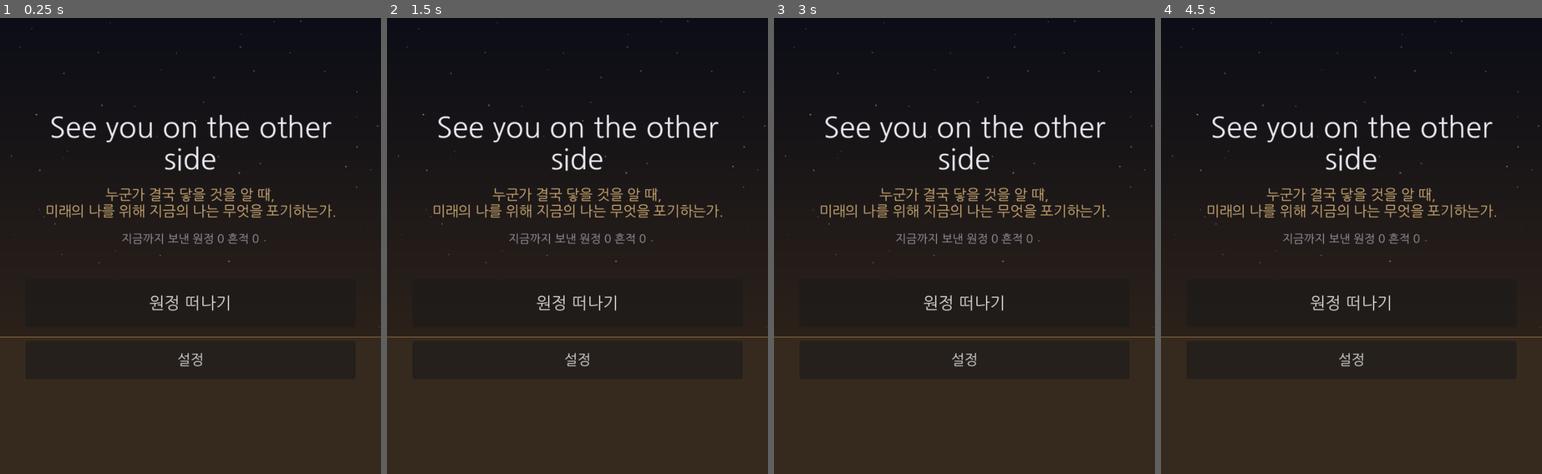
Above: before the commit, frames 1-4 (left to right).
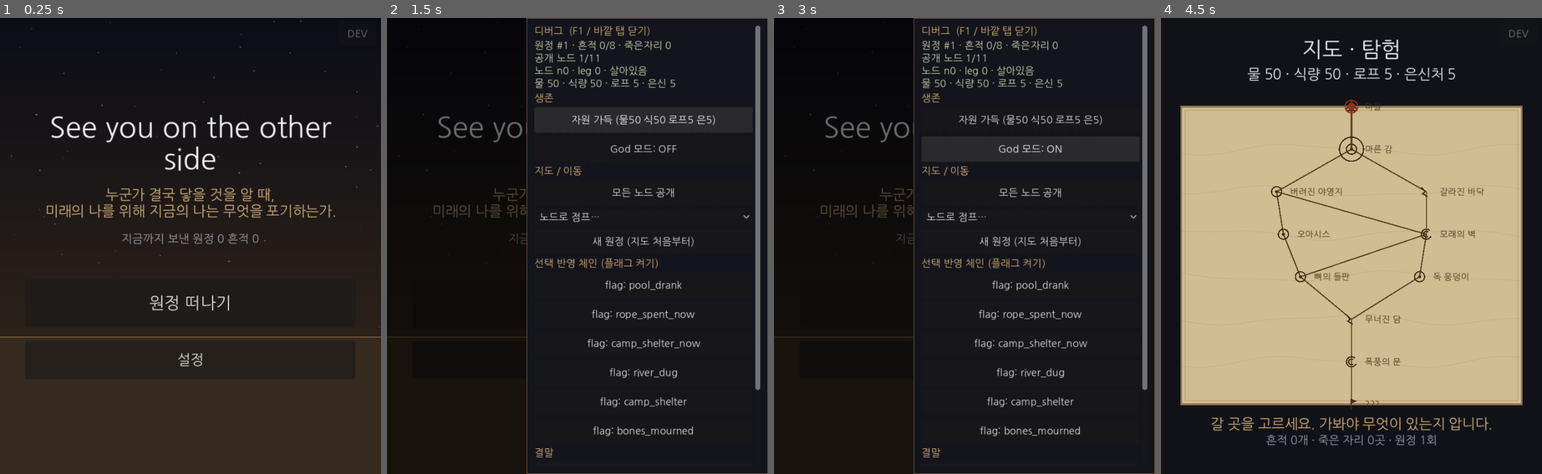
Above: after the commit, the same moments.

Repository: soomin007/Otherside
Game: Godot game, scene res://scenes/main.tscn
Same seed, same stepped clock (60 frames per second), same inputs: the game is played once before the commit and once after it.
Inputs (mouse positions are in pixels of both pictures, inside the frame that each line leads up to):
- Up to frame 1 (0.25 s): no input
- Up to frame 2 (1.5 s): click (745, 31) at 0.5 s, where only the run after the commit has a clickable "DEV"; click (642, 109) at 1.25 s, where only the run after the commit has a clickable "자원 가득 (물50 식50 로프5 은5)"
- Up to frame 3 (3 s): click (1029, 118) at 2 s, where only the run after the commit has a clickable "자원 가득 (물50 식50 로프5 은5)"; click (1029, 150) at 2.75 s, where only the run after the commit has a clickable "God 모드: OFF"
- Up to frame 4 (4.5 s): click (1416, 150) at 3.5 s, where only the run after the commit has a clickable "God 모드: ON"; click (1416, 191) at 4.25 s, where only the run after the commit has a clickable "모든 노드 공개"

The runs differ from the first frame. In frame 1, less than 0.1% of the frame differs, in the area x 91-97%, y 2-5%; in frame 2, 31%; in frame 3, 31%; in frame 4, 77%, in the area x 0-100%, y 0-100%.

Commit message:
feat(tools): 밸런스 시뮬레이터 + 디버그 오버레이 (플레이테스트 도구)
- tests/balance_sim.gd: 순수 core 로 원정 수천 판 시뮬(정책 3종) → 런 길이·end 도달률·
  사인 분해·노드 도달·콘텐츠 커버리지 + 시작 물 스윕 리포트. -s 실행, 밸런스 수치 바꿔 정량 비교
- scripts/ui/DebugOverlay.gd: autoload Debug(CanvasLayer). DEV버튼/F1로 열어 자원가득·God·
  노드공개/점프·플래그·재회임계·초기화. 기존 UI 씬 미터치(위에 얹힘), ENABLED=false로 끔
- project.godot: Debug autoload 등록. 00_START_HERE §8: 두 도구 실행법
- 시뮬 발견(사용자 확인): end 도달 0%(재회·후반 콘텐츠 도달 불가), 사인 거의 갈증(식량 과잉)
- 검증: import exit 0, balance_sim 리포트 정상, Debug autoload 부팅 에러 0

Co-Authored-By: Claude Opus 4.8 (1M context) <noreply@anthropic.com>
Claude-Session: https://claude.ai/code/session_01FEEBRxeh37XNXJ8bnLywwm

Diff:
--- a/project.godot
+++ b/project.godot
@@ -19,6 +19,7 @@
 [autoload]
 
 GameState="*res://scripts/GameState.gd"
+Debug="*res://scripts/ui/DebugOverlay.gd"
 
 [gui]
 
--- /dev/null
+++ b/scripts/ui/DebugOverlay.gd
@@ -0,0 +1,250 @@
+extends CanvasLayer
+
+## 디버그 오버레이 — 모든 화면 위에 뜨는 개발용 도구(autoload). 직접 플레이테스트할 때
+## "필요한 부분만" 빠르게 세팅한다: 자원 채우기·불사·노드 공개/점프·플래그·재회 임계·초기화.
+##
+## 왜 autoload CanvasLayer 인가: 기존 UI 씬(Main/Map/Expedition/Loadout)을 하나도 안 건드리고
+## 그 위에 얹혀 GameState/current_run(공개 상태)을 조작한다. 씬 갱신이 필요한 동작은 GameState 라우팅으로 새로 그린다.
+##
+## 끄기: 배포 정식 빌드에서 안 보이게 하려면 ENABLED = false. (기본 true — 플레이테스트 편의)
+## 여는 법: 오른쪽 위 "DEV" 버튼 탭(폰) / 데스크톱은 F1.
+## 제약: -s(헤드리스 스크립트)엔 autoload 가 안 뜨므로 시뮬/테스트와 무간섭. UI 미감은 실기기에서 확인.
+
+const ENABLED: bool = true
+
+## 원터치로 켤 런 플래그(선택 반영 체인 테스트용). 같은 런(sets)+영속(sets_persist) 둘 다 켠다.
+const TEST_FLAGS: Array = ["pool_drank", "rope_spent_now", "camp_shelter_now", "river_dug", "camp_shelter", "bones_mourned"]
+
+var _panel: Control
+var _state: Label
+var _god: bool = false
+var _god_btn: Button
+var _tick: float = 0.0
+
+func _ready() -> void:
+	if not ENABLED:
+		return
+	layer = 128  # 게임 UI 위
+	process_mode = Node.PROCESS_MODE_ALWAYS
+	_build()
+	_panel.visible = false
+	_refresh_state()
+
+func _input(event: InputEvent) -> void:
+	if not ENABLED:
+		return
+	if event is InputEventKey and event.pressed and event.keycode == KEY_F1:
+		_toggle()
+
+func _process(delta: float) -> void:
+	if not ENABLED:
+		return
+	# God 모드 — 매 프레임 물/식량을 바닥 위로 유지(Map 의 step 이 0 으로 못 떨어뜨림).
+	var run: ExpeditionRun = GameState.current_run
+	if _god and run != null and run.alive:
+		if run.get_res("water") < 40:
+			run.resources["water"] = 40
+		if run.get_res("food") < 40:
+			run.resources["food"] = 40
+	# 패널 열려 있으면 상태 라벨 주기 갱신
+	if _panel != null and _panel.visible:
+		_tick += delta
+		if _tick >= 0.3:
+			_tick = 0.0
+			_refresh_state()
+
+# --- UI 구성 ---
+
+func _build() -> void:
+	var root := Control.new()
+	root.set_anchors_preset(Control.PRESET_FULL_RECT)
+	root.mouse_filter = Control.MOUSE_FILTER_IGNORE
+	add_child(root)
+
+	# 여는 버튼 (오른쪽 위 구석)
+	var toggle := Button.new()
+	toggle.text = "DEV"
+	toggle.modulate = Color(1, 1, 1, 0.5)
+	toggle.set_anchors_preset(Control.PRESET_TOP_RIGHT)
+	toggle.offset_left = -66.0
+	toggle.offset_right = -8.0
+	toggle.offset_top = 6.0
+	toggle.offset_bottom = 44.0
+	toggle.pressed.connect(_toggle)
+	root.add_child(toggle)
+
+	# 패널 (반투명 배경 + 오른쪽 스크롤 컬럼)
+	_panel = Control.new()
+	_panel.set_anchors_preset(Control.PRESET_FULL_RECT)
+	_panel.mouse_filter = Control.MOUSE_FILTER_STOP
+	root.add_child(_panel)
+
+	var scrim := ColorRect.new()
+	scrim.color = Color(0, 0, 0, 0.55)
+	scrim.set_anchors_preset(Control.PRESET_FULL_RECT)
+	scrim.mouse_filter = Control.MOUSE_FILTER_STOP
+	scrim.gui_input.connect(_on_scrim_input)
+	_panel.add_child(scrim)
+
+	var box := PanelContainer.new()
+	box.set_anchors_preset(Control.PRESET_RIGHT_WIDE)
+	box.offset_left = -380.0
+	var sb := StyleBoxFlat.new()
+	sb.bg_color = Color(0.08, 0.08, 0.11, 0.98)
+	sb.border_color = Color(0.5, 0.4, 0.25)
+	sb.set_border_width_all(1)
+	sb.set_content_margin_all(12)
+	box.add_theme_stylebox_override("panel", sb)
+	_panel.add_child(box)
+
+	var scroll := ScrollContainer.new()
+	box.add_child(scroll)
+	var col := VBoxContainer.new()
+	col.add_theme_constant_override("separation", 6)
+	col.custom_minimum_size = Vector2(344, 0)
+	scroll.add_child(col)
+
+	_add_title(col, "디버그  (F1 / 바깥 탭 닫기)")
+	_state = Label.new()
+	_state.autowrap_mode = TextServer.AUTOWRAP_WORD_SMART
+	_state.add_theme_color_override("font_color", Color(0.8, 0.85, 0.7))
+	col.add_child(_state)
+
+	_add_title(col, "생존")
+	_add_btn(col, "자원 가득 (물50 식50 로프5 은5)", _fill_resources)
+	_god_btn = _add_btn(col, "God 모드: OFF", _toggle_god)
+
+	_add_title(col, "지도 / 이동")
+	_add_btn(col, "모든 노드 공개", _reveal_all)
+	var jump := OptionButton.new()
+	jump.add_item("노드로 점프…")
+	for id in MapGraph.NODES:
+		var n: Dictionary = MapGraph.NODES[id]
+		jump.add_item("%s  (%s)" % [id, str(n.get("name", ""))])
+	jump.item_selected.connect(_on_jump_selected)
+	col.add_child(jump)
+	_add_btn(col, "새 원정 (지도 처음부터)", _new_run)
+
+	_add_title(col, "선택 반영 체인 (플래그 켜기)")
+	for f in TEST_FLAGS:
+		var flag: String = str(f)
+		_add_btn(col, "flag: " + flag, func() -> void: _set_flag(flag))
+
+	_add_title(col, "결말")
+	_add_btn(col, "재회 임계 채우기 (더미 흔적 %d개)" % GameState.REUNION_TRACES, _fill_reunion)
+
+	_add_title(col, "세이브")
+	_add_btn(col, "세이브 초기화 → 타이틀", _reset)
+	_add_btn(col, "닫기", _toggle)
+
+func _add_title(col: VBoxContainer, text: String) -> void:
+	var l := Label.new()
+	l.text = text
+	l.add_theme_color_override("font_color", Color(0.84, 0.70, 0.47))
+	col.add_child(l)
+
+func _add_btn(col: VBoxContainer, text: String, cb: Callable) -> Button:
+	var b := Button.new()
+	b.text = text
+	b.custom_minimum_size = Vector2(0, 40)
+	b.pressed.connect(cb)
+	col.add_child(b)
+	return b
+
+# --- 동작 ---
+
+func _toggle() -> void:
+	if _panel == null:
+		return
+	_panel.visible = not _panel.visible
+	if _panel.visible:
+		_refresh_state()
+
+func _on_scrim_input(event: InputEvent) -> void:
+	var tap: bool = (event is InputEventMouseButton and event.pressed) or (event is InputEventScreenTouch and event.pressed)
+	if tap:
+		_panel.visible = false
+
+## 현재 원정이 없거나 죽었으면 새로 만든다(디버그 조작이 항상 먹히게).
+func _ensure_run() -> void:
+	if GameState.current_run == null or not GameState.current_run.alive:
+		GameState.begin_run_in_place()
+
+func _fill_resources() -> void:
+	_ensure_run()
+	var run: ExpeditionRun = GameState.current_run
+	run.resources["water"] = 50
+	run.resources["food"] = 50
+	run.resources["rope"] = 5
+	run.resources["shelter"] = 5
+	_refresh_state()
+
+func _toggle_god() -> void:
+	_god = not _god
+	if _god_btn != null:
+		_god_btn.text = "God 모드: ON" if _god else "God 모드: OFF"
+
+func _reveal_all() -> void:
+	for id in MapGraph.NODES:
+		if not GameState.visited_nodes.has(id):
+			GameState.visited_nodes.append(id)
+	GameState.save_game()
+	GameState.go_to_map()
+	_panel.visible = false
+
+func _on_jump_selected(index: int) -> void:
+	if index <= 0:
+		return  # 0 = "노드로 점프…" 안내
+	var ids: Array = MapGraph.NODES.keys()
+	var target: String = str(ids[index - 1])
+	_ensure_run()
+	GameState.current_run.current_node = target
+	_reveal(target)
+	for nx in MapGraph.node(target).get("next", []):
+		_reveal(str(nx))
+	GameState.go_to_map()
+	_panel.visible = false
+
+func _reveal(id: String) -> void:
+	if id != "" and not GameState.visited_nodes.has(id):
+		GameState.visited_nodes.append(id)
+
+func _new_run() -> void:
+	GameState.begin_run_in_place()
+	GameState.go_to_map()
+	_panel.visible = false
+
+func _set_flag(flag: String) -> void:
+	_ensure_run()
+	GameState.current_run.set_flag(flag)
+	GameState.add_persist_flags([flag])  # 다음 원정 재방문 변형까지 켠다
+	_refresh_state()
+
+func _fill_reunion() -> void:
+	for i in range(GameState.REUNION_TRACES):
+		GameState.traces.append({
+			"object_kind": TraceData.ObjectKind.MARK,
+			"node_id": "", "leg": 0, "position": 0.0, "tags": [], "uses": 0,
+		})
+	GameState.save_game()
+	_refresh_state()
+
+func _reset() -> void:
+	GameState.reset_save()
+	GameState.go_to_title()
+	_panel.visible = false
+
+func _refresh_state() -> void:
+	if _state == null:
+		return
+	var run: ExpeditionRun = GameState.current_run
+	var lines: Array = []
+	lines.append("원정 #%d · 흔적 %d/%d · 죽은자리 %d" % [
+		GameState.expedition_count, GameState.traces.size(), GameState.REUNION_TRACES, GameState.deaths.size()])
+	lines.append("공개 노드 %d/%d" % [GameState.visited_nodes.size(), MapGraph.NODES.size()])
+	if run != null:
+		lines.append("노드 %s · leg %d · %s" % [run.current_node, run.leg, ("살아있음" if run.alive else "사망:" + run.death_cause)])
+		lines.append("물 %d · 식량 %d · 로프 %d · 은신 %d" % [run.get_res("water"), run.get_res("food"), run.get_res("rope"), run.get_res("shelter")])
+	else:
+		lines.append("(진행 중 원정 없음)")
+	_state.text = "\n".join(PackedStringArray(lines))
--- /dev/null
+++ b/tests/balance_sim.gd
@@ -0,0 +1,282 @@
+extends SceneTree
+
+## 밸런스 시뮬레이터 — 순수 core 로 원정을 수천 번 굴려 통계를 뽑는다(화면 없이).
+##
+## 왜 되나: scripts/core/ 가 순수·결정론이라 렌더 없이 ExpeditionRun 을 정책(가상 플레이어)으로 끝까지 돌릴 수 있다.
+## 무엇을 주나: 런 길이 분포·end 도달률·사인 분해·노드 도달 히스토그램 + 파라미터 스윕(손잡이 튜닝).
+## 무엇을 못 주나: "재미"의 정성(긴장·정서·페이싱 체감)은 사람 몫. 이건 파탄·지배전략·죽은 콘텐츠를 미리 거른다.
+##
+## 실행: godot --headless --path . -s tests/balance_sim.gd
+## 제약: GameState(autoload) 미참조 — 순수 core 만. 시작 자원 기본값은 GameState.START_RESOURCES 와 맞춰 둔다(아래 BASE).
+##
+## 정책(정책 간 격차 = 스킬 상/하한):
+##  - GREEDY   생존-탐욕: 물/식량 보존 최대(장비로 큰 손실 막음). 잘 두는 상한.
+##  - RANDOM   무작위: 기준선.
+##  - RECKLESS 무모: 장비 안 쓰고 강행만. 못 두는 하한.
+## 갈림(분기)은 모든 정책이 "블라인드"(강한 미지 — 도착 전엔 노드 정체를 모른다) → 무작위. 정직한 모델.
+
+enum Policy { GREEDY, RANDOM, RECKLESS }
+
+## GameState.START_RESOURCES 와 동기화(수치 바뀌면 같이). 스윕은 이 baseline 을 변주한다.
+const BASE_START: Dictionary = {"water": 20, "food": 13, "rope": 1, "shelter": 1}
+const RUNS: int = 500          ## 정책당 시뮬 판 수
+const MAX_STEPS: int = 400     ## 무한 루프 방지(도달 못 하면 끊음)
+
+func _init() -> void:
+	print("=== 밸런스 시뮬레이터 (정책당 ", RUNS, "판) ===\n")
+
+	print("[1] 정책 비교 — 기본 시작 자원 ", BASE_START)
+	for pol in [Policy.GREEDY, Policy.RANDOM, Policy.RECKLESS]:
+		_report(_policy_name(pol), _batch(pol, BASE_START, 1000))
+
+	print("\n[2] 파라미터 스윕 — 시작 물 (정책=GREEDY, end 도달률·중앙값 leg)")
+	for w in [12, 16, 20, 24, 28]:
+		var start := BASE_START.duplicate()
+		start["water"] = w
+		var st := _batch(Policy.GREEDY, start, 5000 + w)
+		print("  물 %2d → end 도달 %5.1f%% · 중앙 leg %2d · 평균 최종 노드 row %.1f · 갈증사 %.0f%%" % [
+			w, st["reach_pct"], st["median_leg"], st["avg_row"], st["thirst_pct"]])
+
+	print("\n[3] 파라미터 스윕 — 거리 소모 가속 DESOLATION_EVERY 체감(시작 물 고정 20)")
+	print("  (코드 상수라 시뮬은 현재값 %d 만 반영 — 바꾸려면 ExpeditionRun.DESOLATION_EVERY 수정 후 재실행)" % ExpeditionRun.DESOLATION_EVERY)
+
+	print("\n[4] 콘텐츠 커버리지 — GREEDY 500판에서 각 도착 이벤트가 뜬 횟수(0 = 죽은 콘텐츠 의심)")
+	_coverage_report()
+
+	print("\n=== 끝 (수치는 정책 근사 — 최종 밸런스는 폰 플레이로) ===")
+	quit()
+
+# --- 배치 시뮬 ---
+
+func _batch(policy: int, start: Dictionary, seed_base: int) -> Dictionary:
+	var legs: Array = []
+	var reached: int = 0
+	var deaths: Dictionary = {"thirst": 0, "hunger": 0, "": 0}
+	var rows: Array = []
+	for i in range(RUNS):
+		var r: Dictionary = _run_once(policy, start, seed_base * 131 + i)
+		legs.append(int(r["leg"]))
+		rows.append(int(r["row"]))
+		if bool(r["reached_end"]):
+			reached += 1
+		var dc: String = str(r["death_cause"])
+		deaths[dc] = int(deaths.get(dc, 0)) + 1
+	legs.sort()
+	rows.sort()
+	return {
+		"legs": legs,
+		"reach_pct": 100.0 * reached / RUNS,
+		"median_leg": legs[legs.size() / 2],
+		"p10_leg": legs[int(legs.size() * 0.1)],
+		"p90_leg": legs[int(legs.size() * 0.9)],
+		"avg_leg": _avg(legs),
+		"avg_row": _avg(rows),
+		"thirst_pct": 100.0 * int(deaths.get("thirst", 0)) / RUNS,
+		"hunger_pct": 100.0 * int(deaths.get("hunger", 0)) / RUNS,
+		"deaths": deaths,
+	}
+
+func _report(label: String, st: Dictionary) -> void:
+	print("  %-9s | end 도달 %5.1f%% | leg 중앙 %2d (p10 %2d · p90 %2d · 평균 %.1f) | 갈증 %.0f%% · 배고픔 %.0f%%" % [
+		label, st["reach_pct"], st["median_leg"], st["p10_leg"], st["p90_leg"], st["avg_leg"],
+		st["thirst_pct"], st["hunger_pct"]])
+
+# --- 한 판 ---
+
+func _run_once(policy: int, start: Dictionary, seed_val: int) -> Dictionary:
+	var run := ExpeditionRun.new(start.duplicate(), [], [], {})
+	run.rng.seed = seed_val
+	var brng := RandomNumberGenerator.new()  ## 분기·정책 tie-break 용
+	brng.seed = seed_val * 7 + 3
+	var reached_end: bool = false
+	var guard: int = 0
+
+	while run.alive and guard < 40:
+		guard += 1
+		var cur: String = run.current_node
+		var nexts: Array = MapGraph.node(cur).get("next", [])
+		if nexts.is_empty():
+			reached_end = (cur == "end")
+			break
+		var target: String = str(nexts[brng.randi_range(0, nexts.size() - 1)])  # 블라인드 분기
+		run.begin_edge(target)
+		# 엣지 전진 — 이동 중 상황은 정책으로 결정
+		var s: int = 0
+		while run.alive and not run.arrived() and s < MAX_STEPS:
+			s += 1
+			run.step()
+			if not run.pending_situation.is_empty():
+				_decide(run, run.pending_situation, policy, brng)
+		if not run.alive:
+			break
+		# 단면 탐색은 arrive() 전에 — arrive() 가 _target_node 를 비워 arrival_event(캐시 보충 등)가 사라진다.
+		# 실제 게임도 "도착 화면(단면)에서 결정 → 그 뒤 지도 복귀(arrive)" 순서다.
+		_explore_section(run, MapGraph.node(target), policy, brng)
+		run.arrive()  # 마커를 목표 노드로(가장 멀리 간 지점 반영, 죽었어도)
+		if not run.alive:
+			break
+		if run.current_node == "end":
+			reached_end = true
+			break
+
+	return {
+		"leg": run.leg,
+		"row": int(MapGraph.node(run.current_node).get("row", 0)),
+		"alive": run.alive,
+		"death_cause": run.death_cause,
+		"reached_end": reached_end,
+	}
+
+## 도착 노드 단면 — 예산 소진까지 지점을 골라 조사(정책).
+func _explore_section(run: ExpeditionRun, node: Dictionary, policy: int, brng: RandomNumberGenerator, seen: Dictionary = {}) -> void:
+	var section := SectionRun.new(run, node)
+	while not section.exhausted() and run.alive:
+		var idx: int = _pick_spot(section, policy, brng)
+		if idx < 0:
+			break
+		var res: Dictionary = section.probe(idx)
+		if res.is_empty():
+			break
+		match str(res.get("type", "")):
+			"event":
+				var ev: Dictionary = res.get("event", {})
+				var eid: String = str(ev.get("id", ""))
+				if eid != "":
+					seen[eid] = int(seen.get(eid, 0)) + 1
+				_decide(run, ev, policy, brng)
+			"delta":
+				run.apply_choice(res.get("effect", {}))
+				_set_flags(run, res)
+
+## 조사할 지점 선택 — GREEDY 는 가치 높은 것 우선, 그 외 무작위.
+func _pick_spot(section: SectionRun, policy: int, brng: RandomNumberGenerator) -> int:
+	var open: Array = []
+	for i in range(section.spot_count()):
+		if section.can_probe(i):
+			open.append(i)
+	if open.is_empty():
+		return -1
+	if policy == Policy.GREEDY:
+		var best: int = open[0]
+		var best_v: float = _spot_value(section.get_spot(best))
+		for i in open:
+			var v: float = _spot_value(section.get_spot(i))
+			if v > best_v:
+				best_v = v
+				best = i
+		return best
+	return open[brng.randi_range(0, open.size() - 1)]
+
+func _spot_value(spot: Dictionary) -> float:
+	var res: Dictionary = spot.get("_result", {})
+	match str(res.get("type", "")):
+		"event": return 5.0   # 주요 결정은 먼저 본다
+		"delta": return _score(res.get("effect", {}))
+		_: return -1.0        # empty 는 나중
+
+# --- 결정(정책) ---
+
+## 이벤트 하나의 선택지를 정책으로 골라 적용한다(효과 + 플래그 + 고갈 판정).
+func _decide(run: ExpeditionRun, ev: Dictionary, policy: int, brng: RandomNumberGenerator) -> void:
+	var choices: Array = ev.get("choices", [])
+	if choices.is_empty():
+		run.apply_choice({})
+		return
+	var opts: Array = []
+	for c in choices:
+		if Situations.can_choose(c, run.resources):
+			opts.append(c)
+	if opts.is_empty():
+		opts = choices
+	var pick: Dictionary = _choose(opts, policy, brng)
+	run.apply_choice(pick.get("effect", {}))
+	_set_flags(run, pick)
+
+func _choose(opts: Array, policy: int, brng: RandomNumberGenerator) -> Dictionary:
+	match policy:
+		Policy.GREEDY:
+			var best: Dictionary = opts[0]
+			var best_v: float = _score(best.get("effect", {}))
+			for c in opts:
+				var v: float = _score(c.get("effect", {}))
+				if v > best_v:
+					best_v = v
+					best = c
+			return best
+		Policy.RECKLESS:
+			# 장비(needs) 안 쓰는 강행 선택지 우선. 없으면 첫 번째.
+			for c in opts:
+				if c.get("needs", {}).is_empty():
+					return c
+			return opts[0]
+		_:
+			return opts[brng.randi_range(0, opts.size() - 1)]
+
+## 자원 델타 점수 — 생존 자원(물/식량) 무겁게, 장비는 가볍게. GREEDY 가 이걸 최대화.
+func _score(effect: Dictionary) -> float:
+	return float(int(effect.get("water", 0))) * 1.0 \
+		+ float(int(effect.get("food", 0))) * 1.0 \
+		+ float(int(effect.get("rope", 0))) * 0.3 \
+		+ float(int(effect.get("shelter", 0))) * 0.3
+
+func _set_flags(run: ExpeditionRun, src: Dictionary) -> void:
+	for f in src.get("sets", []):
+		run.set_flag(str(f))
+	for f in src.get("sets_persist", []):
+		run.set_flag(str(f))
+
+# --- 콘텐츠 커버리지 ---
+
+func _coverage_report() -> void:
+	var seen: Dictionary = {}
+	for i in range(RUNS):
+		var run := ExpeditionRun.new(BASE_START.duplicate(), [], [], {})
+		run.rng.seed = 90000 + i
+		var brng := RandomNumberGenerator.new()
+		brng.seed = i * 13 + 1
+		var guard: int = 0
+		while run.alive and guard < 40:
+			guard += 1
+			var nexts: Array = MapGraph.node(run.current_node).get("next", [])
+			if nexts.is_empty():
+				break
+			var target: String = str(nexts[brng.randi_range(0, nexts.size() - 1)])
+			run.begin_edge(target)
+			var s: int = 0
+			while run.alive and not run.arrived() and s < MAX_STEPS:
+				s += 1
+				run.step()
+				if not run.pending_situation.is_empty():
+					_decide(run, run.pending_situation, Policy.GREEDY, brng)
+			if not run.alive:
+				break
+			_explore_section(run, MapGraph.node(target), Policy.GREEDY, brng, seen)
+			run.arrive()
+			if run.current_node == "end":
+				break
+	# 모든 노드 이벤트 id 나열 + 등장 횟수
+	for nid in MapGraph.NODES:
+		for ev in MapGraph.node(nid).get("events", []):
+			var eid: String = str(ev.get("id", ""))
+			var cnt: int = int(seen.get(eid, 0))
+			var mark: String = "  ⚠ 안 뜸" if cnt == 0 else ""
+			print("    %-24s %4d%s" % [eid, cnt, mark])
+	print("    ─ 0 의 뜻: (a) 재방문 변형(_again/_revisit_/_sheltered 등) — 영속 플래그 필요, 단일 런 시뮬은 못 뜸")
+	print("             (b) 그 노드까지 못 감(런이 짧아 도달 전 사망 — 예: f1 storm_gate*)")
+	print("             (c) 탐욕 정책이 안 고르는 선택이 켜는 체인(예: 은신막 챙김→sand_wall_sheltered)")
+
+# --- util ---
+
+func _avg(arr: Array) -> float:
+	if arr.is_empty():
+		return 0.0
+	var t: float = 0.0
+	for v in arr:
+		t += float(v)
+	return t / arr.size()
+
+func _policy_name(p: int) -> String:
+	match p:
+		Policy.GREEDY: return "생존탐욕"
+		Policy.RECKLESS: return "무모강행"
+		_: return "무작위"
Not shown, added: scripts/ui/DebugOverlay.gd.uid
Not shown, added: tests/balance_sim.gd.uid
Not shown, changed: docs/design/00_START_HERE.md
Not shown, changed: session_logs/2026-07-01.md
